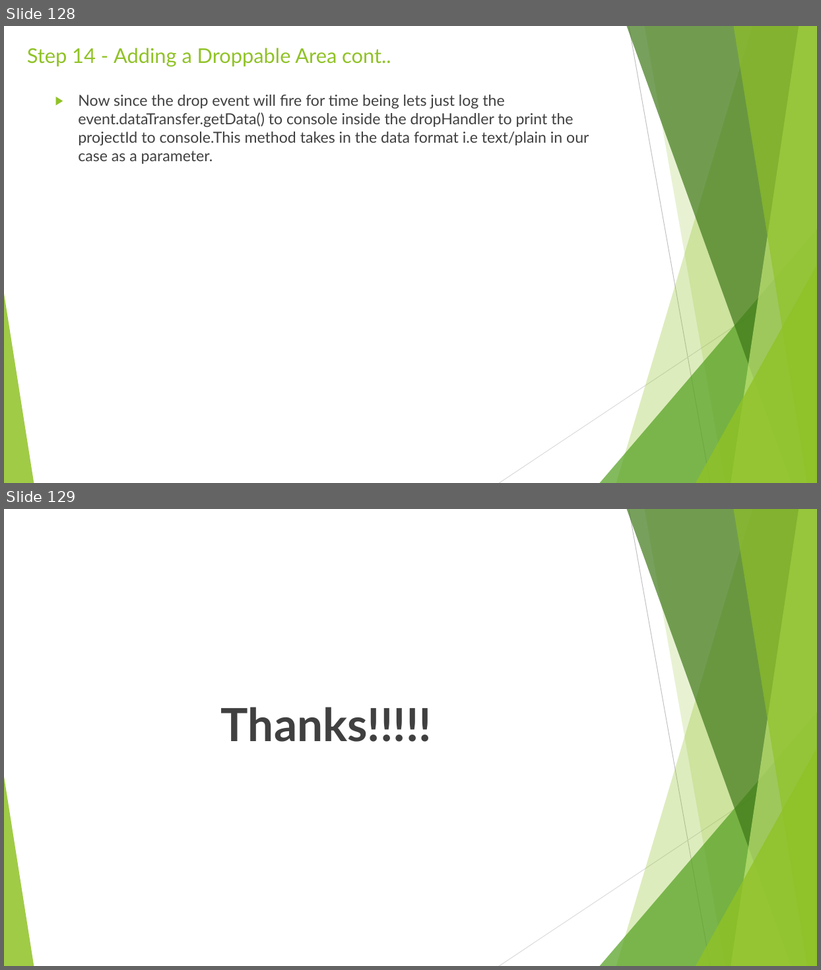
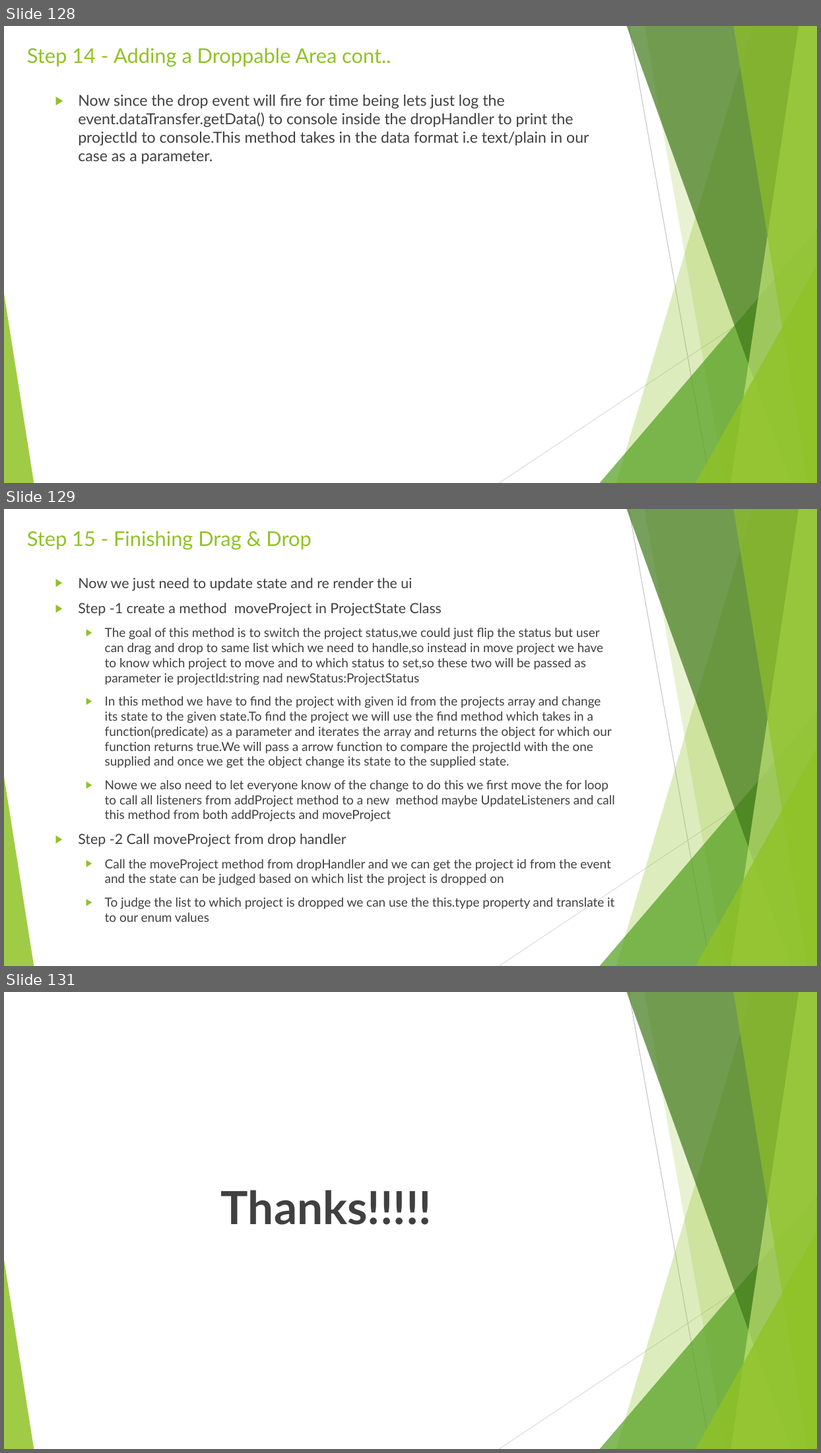
Before and after one commit to rudhrainfogain/TypeScript, a slide deck: PPT/TypeScriptv9.pptx. Shown one above the other, each under a label of ours: slides 128 and 129 before the commit, slides 128, 129 and 131 after it; the slides between them are not shown. The pictures are 821x970 and 821x1453 pixels, drawn with LibreOffice and Linux fonts; fonts in the diff are those of the drawing. Boxes give left, top, right and bottom in pixels: in the first picture for what was removed or moved away, otherwise in the second. Text is boxed around its words. In the diff, an @@ line names an element or a change of style, - is before the commit and + after.

Commit message:
Drag and Drop Completed

```diff
--- a/PPT/TypeScriptv9.pptx
+++ b/PPT/TypeScriptv9.pptx
@@ slide 129 added at [4, 509, 817, 966], background #FFFFFF; not listed: 10 template elements that a slide beside it also shows @@
@@ title added at [27, 531, 311, 550], 24 pt, text #90C226 @@
+Step 15 - Finishing Drag & Drop
@@ text added at [78, 578, 614, 922], 14.8 pt, text #404040 @@
+▶ Now we just need to update state and re render the ui
+▶ Step -1 create a method moveProject in ProjectState Class
+  ▶ The goal of this method is to switch the project status,we could just flip the status but user can drag and drop to same list which we need to handle,so instead in move project we have to know which project to move and to which status to set,so these two will be passed as parameter ie projectId:string nad newStatus:ProjectStatus
+  ▶ In this method we have to find the project with given id from the projects array and change its state to the given state.To find the project we will use the find method which takes in a function(predicate) as a parameter and iterates the array and returns the object for which our function returns true.We will pass a arrow function to compare the projectId with the one supplied and once we get the object change its state to the supplied state.
+  ▶ Nowe we also need to let everyone know of the change to do this we first move the for loop to call all listeners from addProject method to a new method maybe UpdateListeners and call this method from both addProjects and moveProject
+▶ Step -2 Call moveProject from drop handler
+  ▶ Call the moveProject method from dropHandler and we can get the project id from the event and the state can be judged based on which list the project is dropped on
+  ▶ To judge the list to which project is dropped we can use the this.type property and translate it to our enum values
@@ what was slide 129 is now slide 131 @@
```
Also in this commit, not shown: 1 other slide added, 2 other files.
